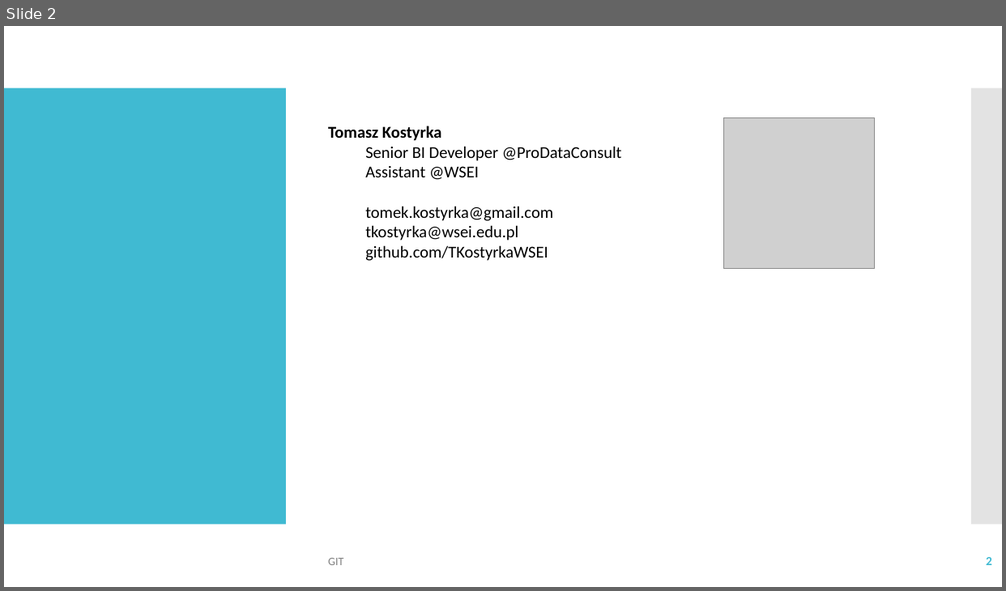
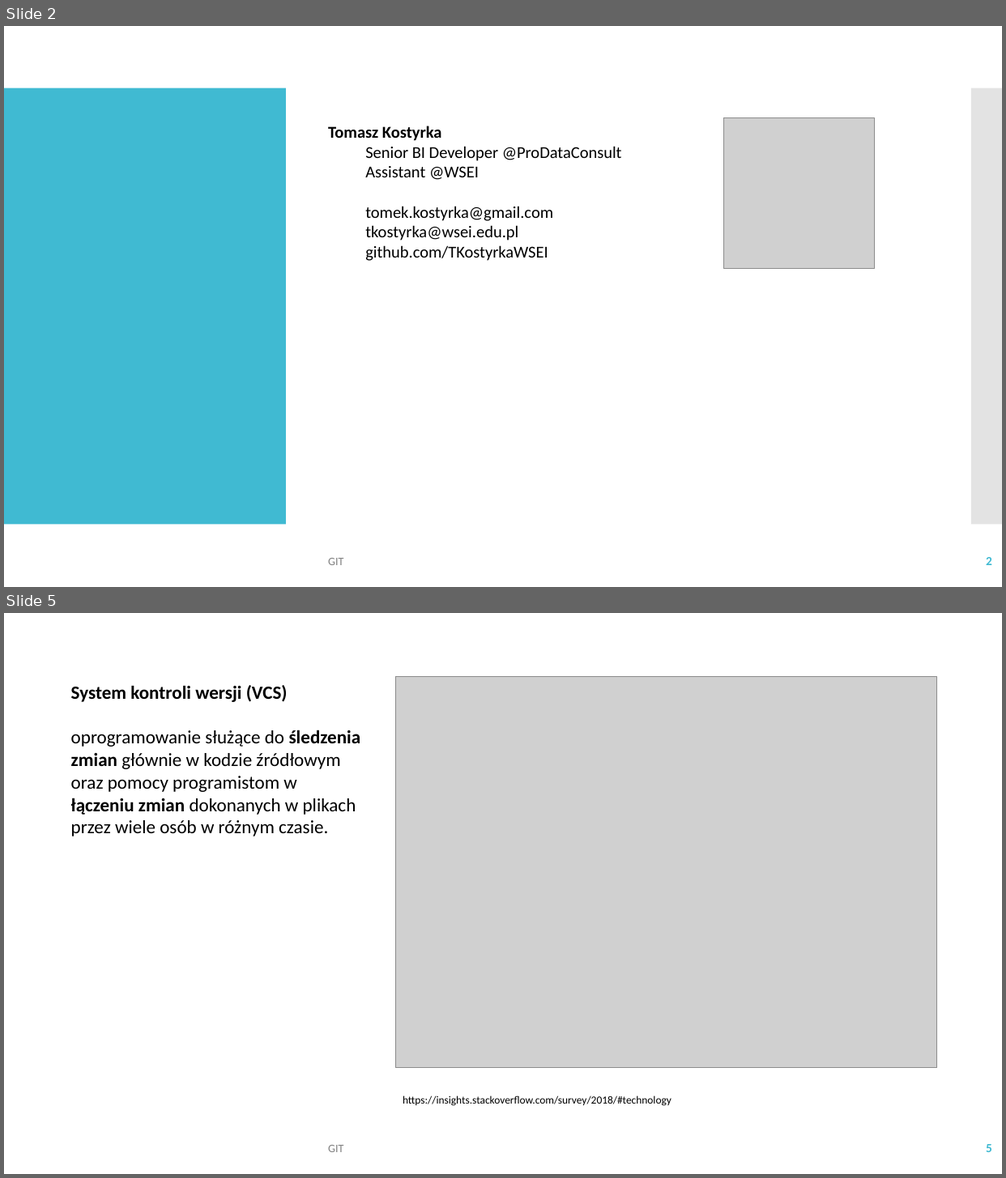
Before and after one commit to IlonaKulon/SzkolenieZIIMI, a slide deck: slajdy/ZIIMI_01_GIT.pptx. Shown one above the other, each under a label of ours: slide 2 before the commit, slides 2 and 5 after it; the slides between them are not shown. The pictures are 1006x591 and 1006x1178 pixels, drawn with LibreOffice and Linux fonts; fonts in the diff are those of the drawing; grey boxes stand for pictures. Boxes give left, top, right and bottom in pixels: in the first picture for what was removed or moved away, otherwise in the second. Text is boxed around its words. In the diff, an @@ line names an element or a change of style, - is before the commit and + after.

```diff
--- a/slajdy/ZIIMI_01_GIT.pptx
+++ b/slajdy/ZIIMI_01_GIT.pptx
@@ slide 5 added at [4, 613, 1002, 1174], background #FFFFFF @@
@@ text added at [71, 685, 361, 837], 18 pt, text #000000 @@
+System kontroli wersji (VCS)
+oprogramowanie służące do śledzenia zmian głównie w kodzie źródłowym oraz pomocy programistom w łączeniu zmian dokonanych w plikach przez wiele osób w różnym czasie.
@@ picture added at [395, 677, 938, 1067] @@
@@ text added at [403, 1096, 671, 1106], 10.5 pt, text #000000 @@
+https://insights.stackoverflow.com/survey/2018/#technology
@@ text added at [328, 1145, 343, 1152], 11 pt, text #808080 @@
+GIT
@@ page number added at [986, 1144, 992, 1152], 12 pt, text #40BAD2, bold @@
+5
```
Also in this commit, not shown: 3 slides changed, 1 other slide added.
